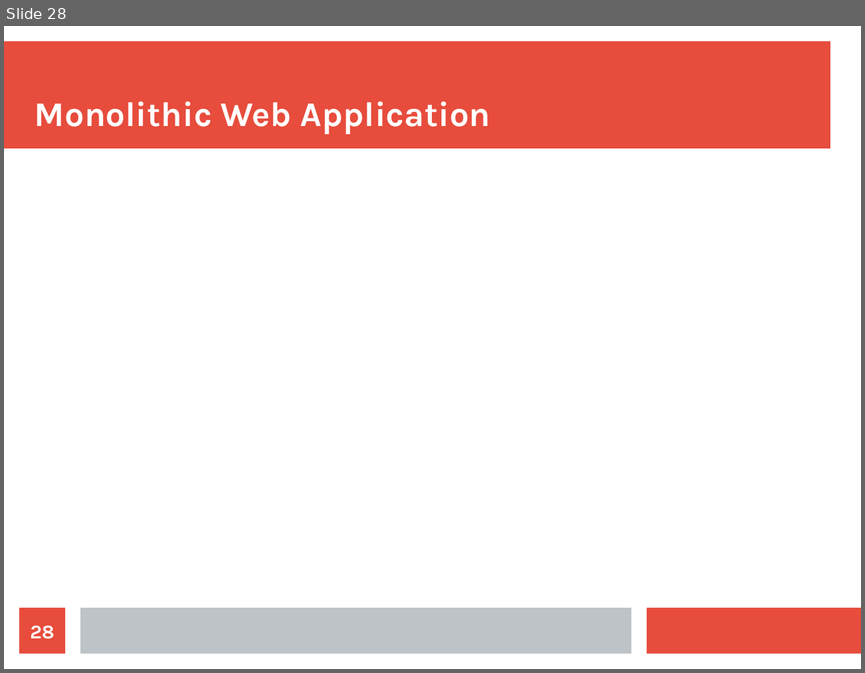
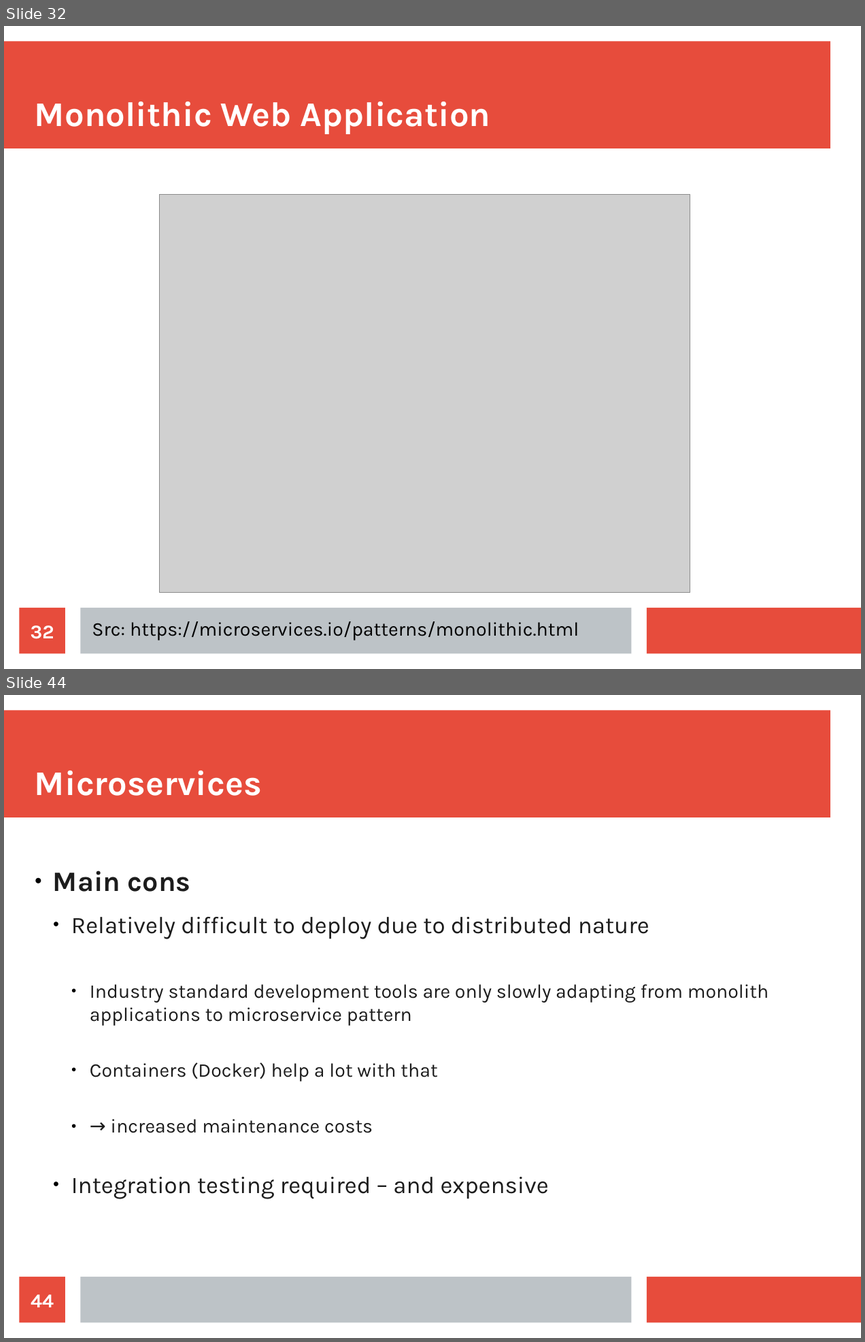
Before and after one commit to maxotta/pia-labs, a slide deck: lectures/architecture/architecture.odp. Shown one above the other, each under a label of ours: slide 28 before the commit, slides 32 and 44 after it; the slides between them are not shown. The pictures are 865x673 and 865x1342 pixels, drawn with LibreOffice and Linux fonts; fonts in the diff are those of the drawing; grey boxes stand for pictures. Boxes give left, top, right and bottom in pixels: in the first picture for what was removed or moved away, otherwise in the second. Text is boxed around its words. In the diff, an @@ line names an element or a change of style, - is before the commit and + after.

```diff
--- a/lectures/architecture/architecture.odp
+++ b/lectures/architecture/architecture.odp
@@ slide 44 added at <box>4,695,861,1338</box>, background #FFFFFF; not listed: 3 template elements that a slide beside it also shows @@
@@ title added at <box>35,770,262,796</box>, 32 pt, text #FFFFFF, bold @@
+Microservices
@@ text added at <box>53,870,769,1199</box>, 18 pt, text #1C1C1C @@
+● Main cons
+  ● Relatively difficult to deploy due to distributed nature
+    ● Industry standard development tools are only slowly adapting from monolith applications to microservice pattern
+    ● Containers (Docker) help a lot with that
+    ● → increased maintenance costs
+  ● Integration testing required – and expensive
@@ page number added at <box>20,1276,65,1323</box>, fill #E74C3C, 18 pt, text #FFFFFF, bold @@
+44
@@ what was slide 28 is now slide 32 @@
@@ slide 32 changed as well @@
@@ picture added at <box>160,195,689,593</box> @@
@@ page number at <box>31,625,54,639</box>: text changed @@
-28
+32
@@ text added at <box>92,621,579,640</box>, 18 pt, text #000000 @@
+Src: https://microservices.io/patterns/monolithic.html
```
Also in this commit, not shown: 3 other slides changed, 50 other slides added, 10 slides removed, 6 other files.
